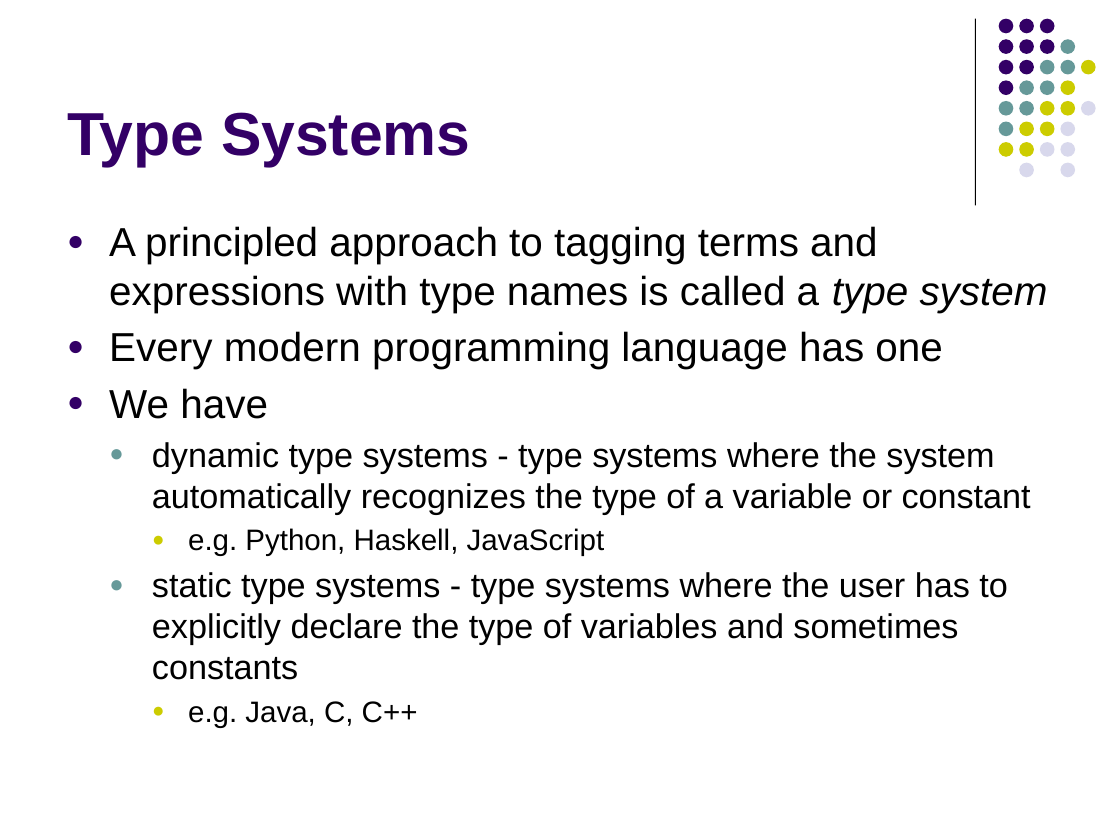
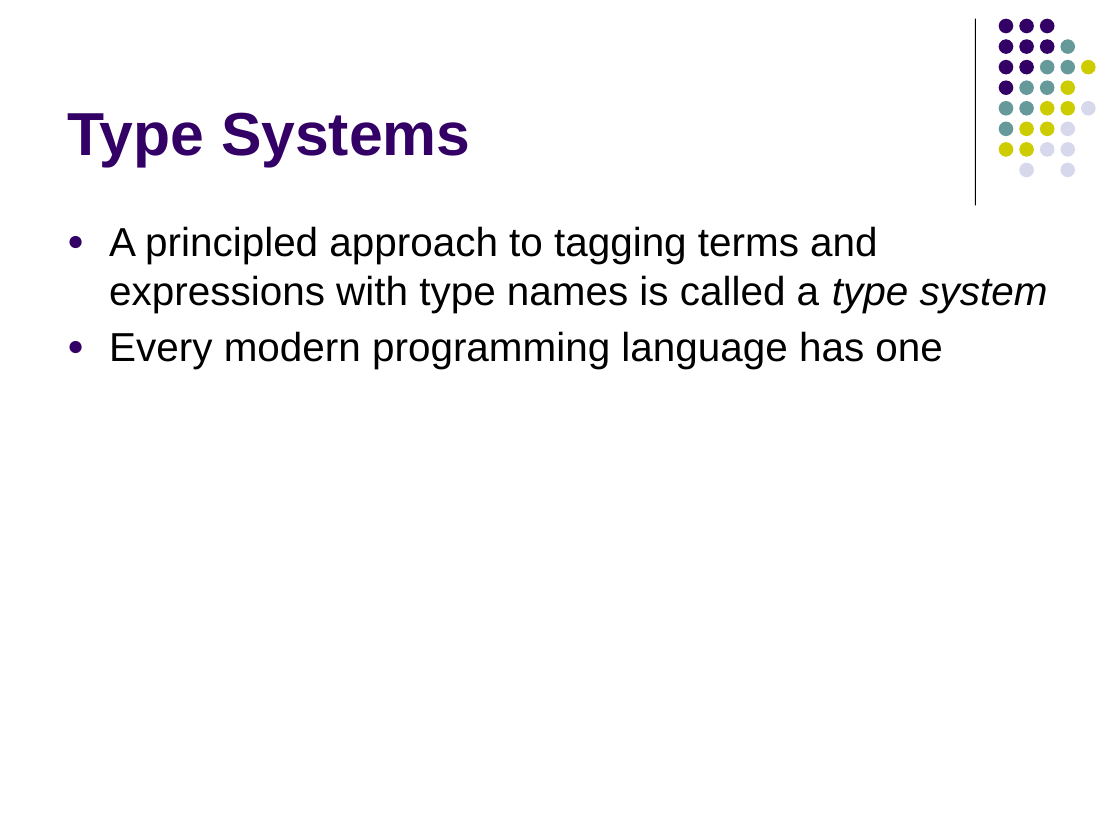
Before and after one commit to lutzhamel/CSC402, a slide deck: slide 2 of notes/csc402-ln017.pptx. Drawn at 1120x840 pixels with LibreOffice and Linux fonts; fonts in the diff are those of the drawing. Boxes give left, top, right and bottom in pixels: in the first picture for what was removed or moved away, otherwise in the second. Text is boxed around its words. In the diff, an @@ line names an element or a change of style, - is before the commit and + after.

```diff
--- a/notes/csc402-ln017.pptx
+++ b/notes/csc402-ln017.pptx
@@ text at bbox=[109, 388, 1031, 727]: paragraphs removed @@
-● We have
-  ● dynamic type systems - type systems where the system automatically recognizes the type of a variable or constant
-    ● e.g. Python, Haskell, JavaScript
-  ● static type systems - type systems where the user has to explicitly declare the type of variables and sometimes constants
-    ● e.g. Java, C, C++
```
Also in this commit, not shown: 1 other file.
